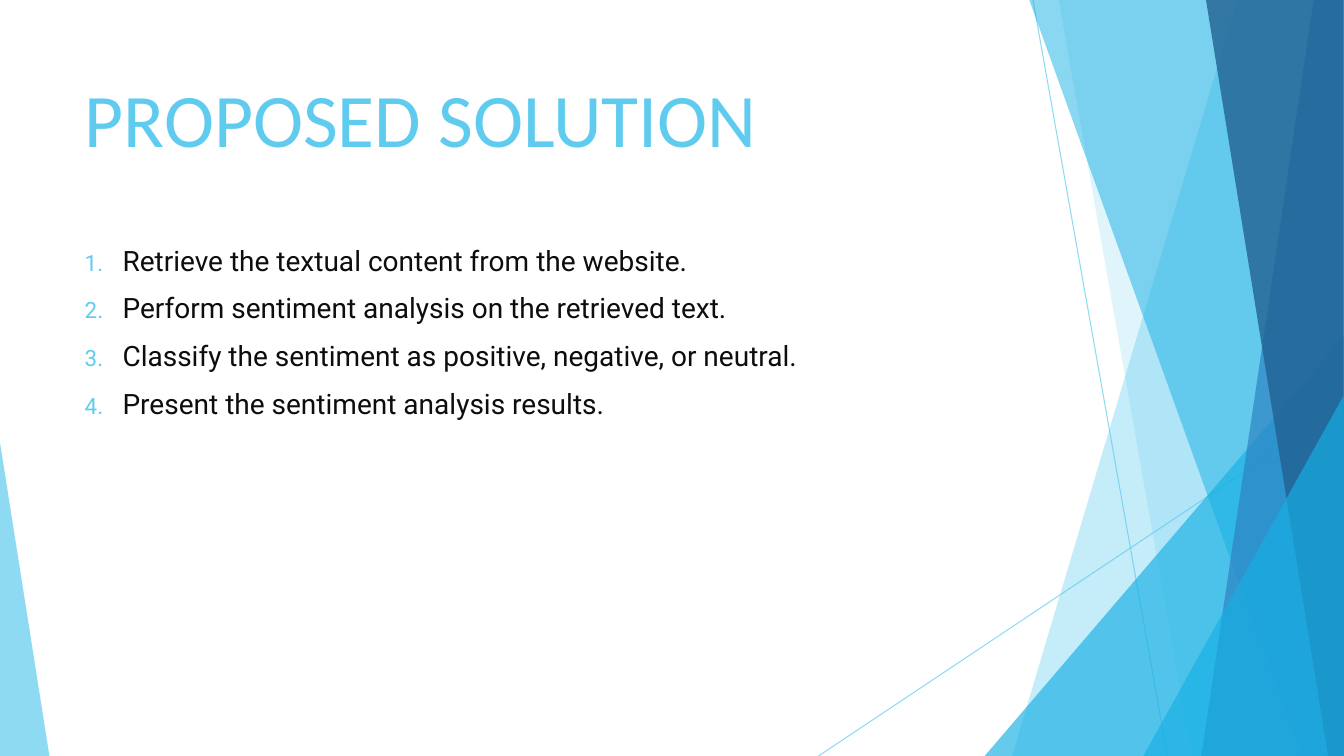
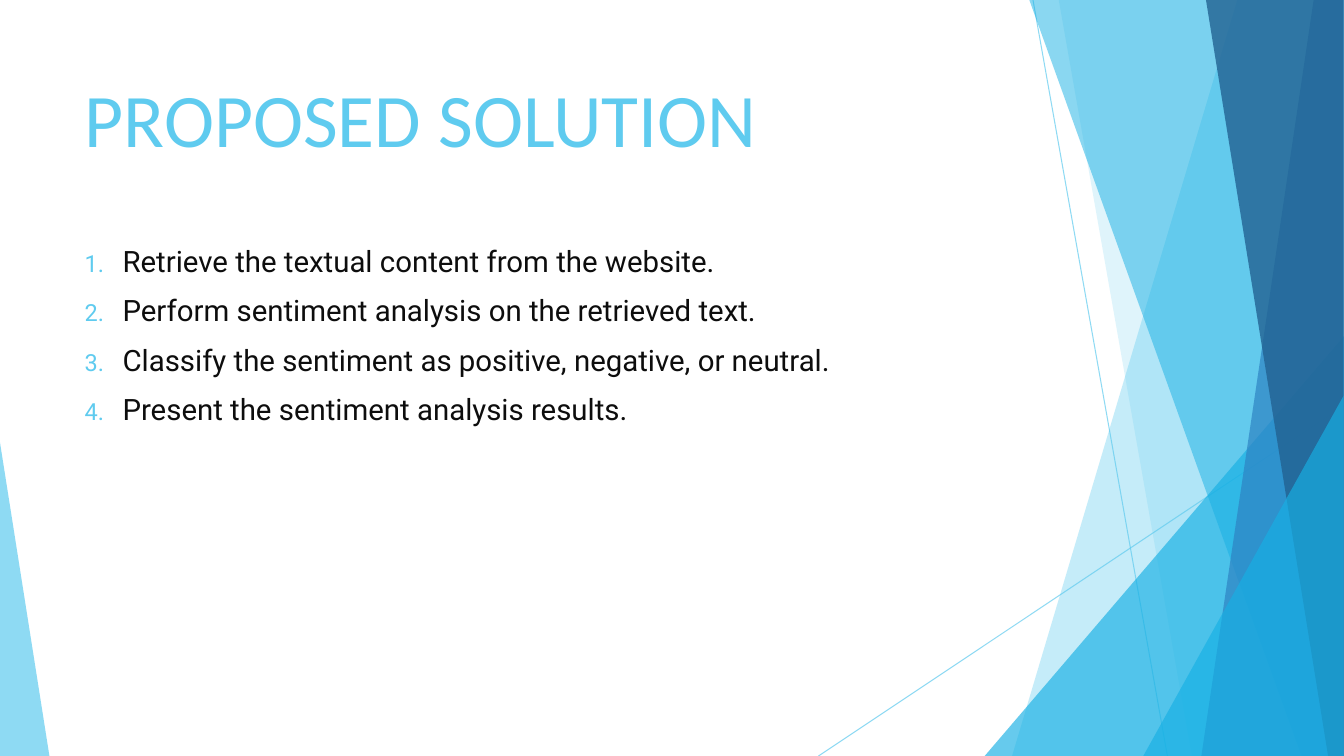
Before and after one commit to AMIRTA-LAKSHMI/Gen_AI, a slide deck: slide 5 of Website Sentimental Analysis.pptx. Drawn at 1344x756 pixels with LibreOffice and Linux fonts; fonts in the diff are those of the drawing. Boxes give left, top, right and bottom in pixels: in the first picture for what was removed or moved away, otherwise in the second. Text is boxed around its words. In the diff, an @@ line names an element or a change of style, - is before the commit and + after.

```diff
--- a/Website Sentimental Analysis.pptx
+++ b/Website Sentimental Analysis.pptx
@@ text "Retrieve the textual content from ..." at (x1=123, y1=249, x2=830, y2=427): size 20 to 21 pt @@
```
Also in this commit, not shown: 4 other slides changed.
